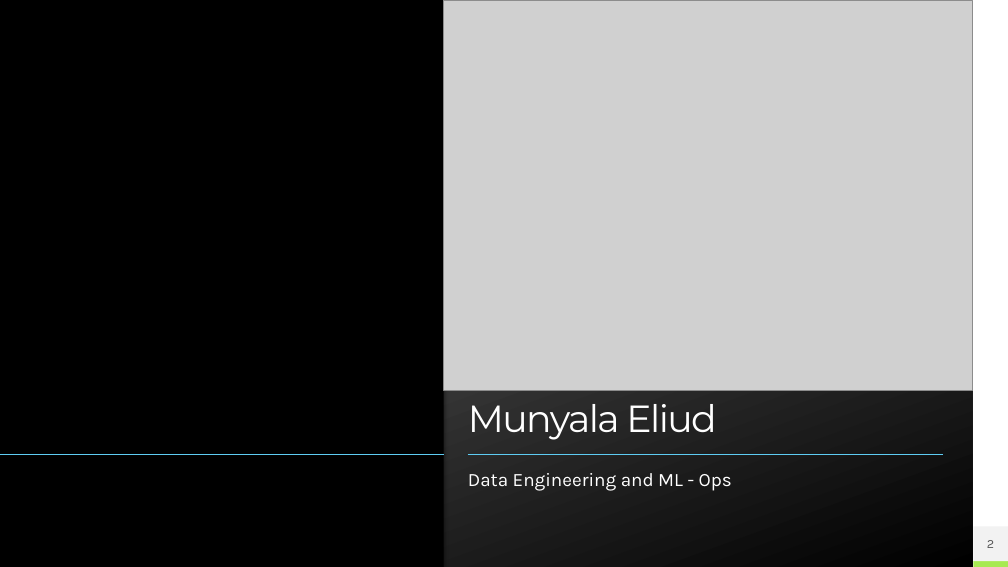
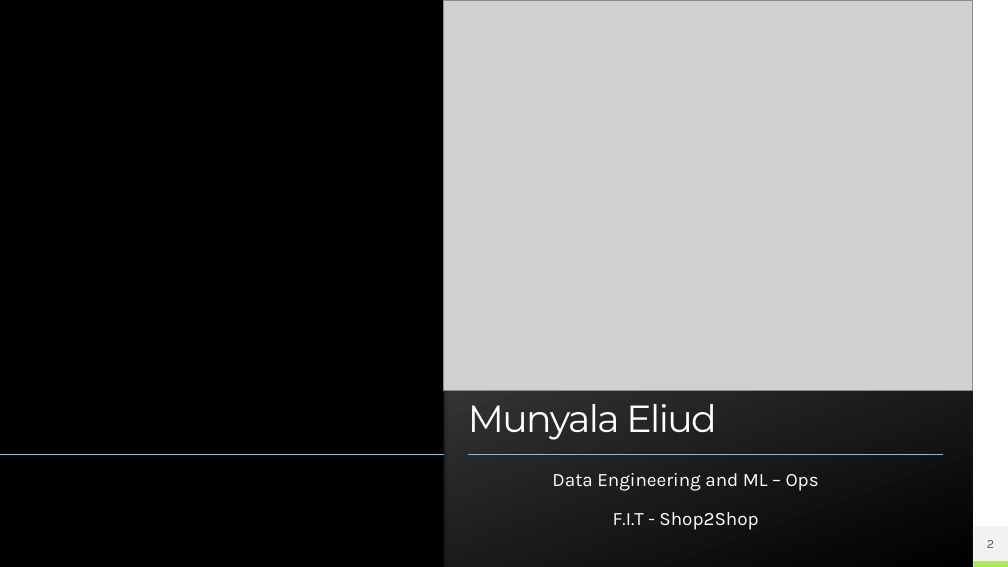
Before and after one commit to meaLuda/WTM-DE-2022-WRKSHP, a slide deck: slide 2 of Workshop iHub 17th.pptx. Drawn at 1008x567 pixels with LibreOffice and Linux fonts; fonts in the diff are those of the drawing; grey boxes stand for pictures. Boxes give left, top, right and bottom in pixels: in the first picture for what was removed or moved away, otherwise in the second. Text is boxed around its words. In the diff, an @@ line names an element or a change of style, - is before the commit and + after.

```diff
--- a/Workshop iHub 17th.pptx
+++ b/Workshop iHub 17th.pptx
@@ text at (552,473,819,530): text changed @@
-Data Engineering and ML - Ops
+Data Engineering and ML – Ops
+F.I.T - Shop2Shop
```
Also in this commit, not shown: 2 other slides changed, 2 other files.
